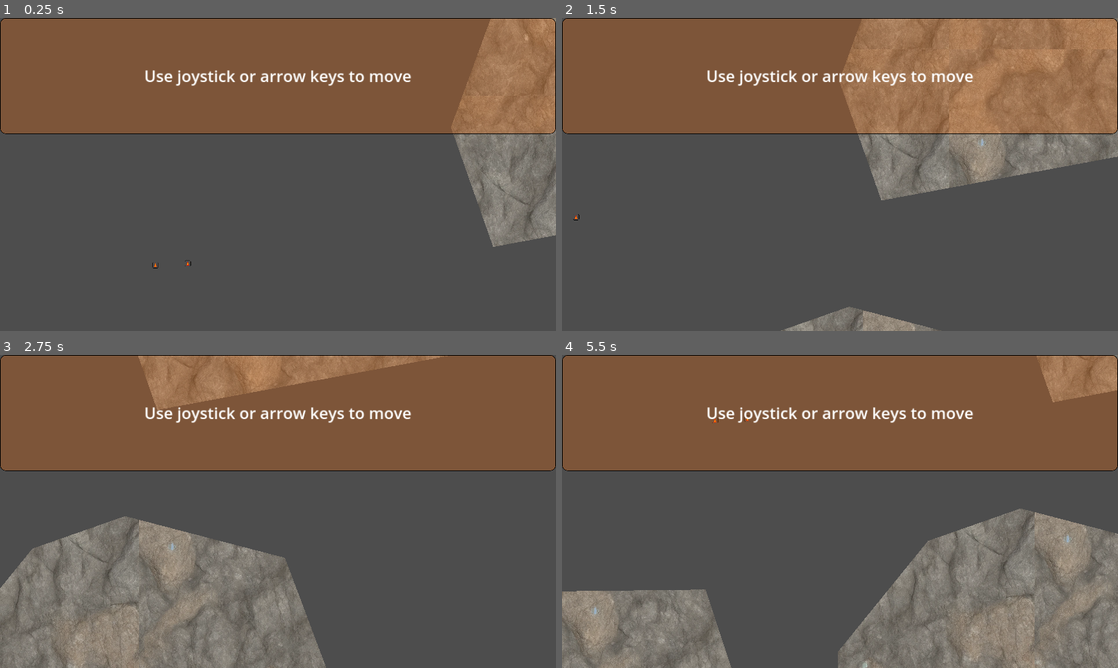
Above: before the commit, frames 1-4 (two rows, left to right).
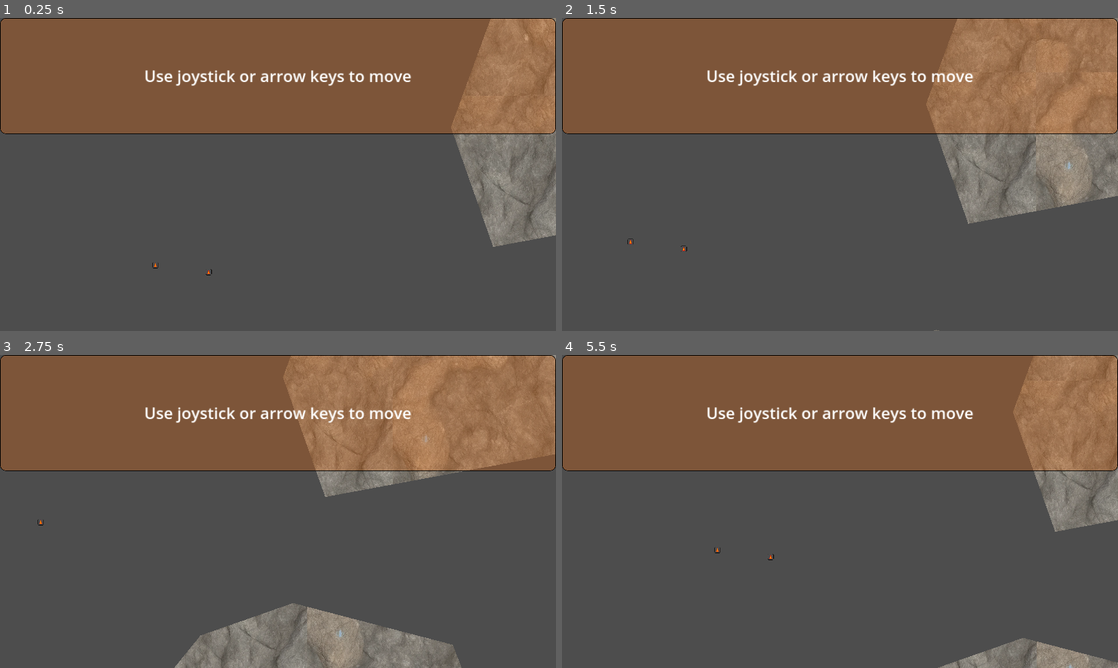
Above: after the commit, the same moments.

Repository: louis-mon/profundis
Game: Godot game, scene res://scenes/main.tscn
Two runs of this game, one before a commit and one after it. Both use one fixed random seed, a clock stepped at 60 frames per second and the inputs below.
Inputs:
- Up to frame 1 (0.25 s): no input
- Up to frame 2 (1.5 s): tap Enter (eat) at 0.5, 0.6, 1.35 s; hold Right (move_right) 0.53-1.28 s; hold Down (move_down) from 1.28 s (still down)
- Up to frame 3 (2.75 s): release Down (move_down) at 2.03 s; hold Right (move_right) from 2.03 s (still down); tap Enter (eat) at 2.1 s
- Up to frame 4 (5.5 s): release Right (move_right) at 2.78 s; hold Up (move_up) 2.78-3.53 s; tap Enter (eat) every 0.75 s from 2.85 to 5.1 s; hold Left (move_left) 3.53-5.03 s; hold Down (move_down) from 5.03 s (still down)

The runs differ from the first frame. In frame 1, less than 0.1% of the frame differs, in the area x 33-39%, y 77-83%; in frame 2, 14%; in frame 3, 39%, in the area x 0-100%, y 0-100%; in frame 4, 30%.

Commit message:
fix food collision

Diff:
--- a/scenes/constants.gd
+++ b/scenes/constants.gd
@@ -3,7 +3,7 @@
 class_name Constants
 
 static var food_layer = 10
-static var player_speed = 800
+static var player_speed = 400
 
 # Called when the node enters the scene tree for the first time.
 func _ready():
--- a/scenes/food.gd
+++ b/scenes/food.gd
@@ -1,6 +1,6 @@
 extends RigidBody2D
 
-signal eat_food()
+signal eat_food(inside: bool)
 signal attract_food(body: Node2D)
 
 var target: Node2D
@@ -9,26 +9,26 @@
 
 var eaten = false
 
+var in_eat_zone = false
+
 # Called when the node enters the scene tree for the first time.
 func _ready():
 	set_collision_layer_value(Constants.food_layer, true)
-	set_collision_mask_value(Constants.food_layer, true)
 
 func _physics_process(delta):
 	pass
 
 # Called every frame. 'delta' is the elapsed time since the previous frame.
 func _process(delta):
+	if target != null and !eaten and in_eat_zone:
+		eat_target()
 	if eaten:
 		position = target.global_position
 	elif target != null:
 		var direction = target.global_position - global_position
 		position += direction.normalized() * speed * delta
 
-
-func _on_eat_food():
-	if target == null or eaten:
-		return
+func eat_target():
 	eaten = true
 	var tween = get_tree().create_tween()
 	tween.tween_property(self, "modulate", Color(1, 1, 1, 0), 1)
@@ -36,6 +36,9 @@
 	queue_free()
 
 
+func _on_eat_food(inside: bool):
+	in_eat_zone = inside
+
+
 func _on_attract_food(body: Node2D):
 	target = body
-	freeze = true
--- a/scenes/main.tscn
+++ b/scenes/main.tscn
@@ -1,7 +1,7 @@
 [gd_scene load_steps=3 format=3 uid="uid://7ybakkqeuhei"]
 
 [ext_resource type="PackedScene" uid="uid://dnqb3n2ttku30" path="res://scenes/world.tscn" id="1_0iyp7"]
-[ext_resource type="PackedScene" uid="uid://dtdl0lncxf7yu" path="res://hud.tscn" id="2_vetpb"]
+[ext_resource type="PackedScene" uid="uid://dtdl0lncxf7yu" path="res://scenes/hud.tscn" id="2_vetpb"]
 
 [node name="Main" type="Node2D"]
 
--- a/scenes/player/mouth.gd
+++ b/scenes/player/mouth.gd
@@ -7,4 +7,8 @@
 
 
 func _on_body_entered(body):
-	body.emit_signal("eat_food")
+	body.emit_signal("eat_food", true)
+
+
+func _on_body_exited(body):
+	body.emit_signal("eat_food", false)
--- a/scenes/player/player.tscn
+++ b/scenes/player/player.tscn
@@ -37,3 +37,4 @@
 shape = SubResource("CircleShape2D_olua5")
 
 [connection signal="body_entered" from="Mouth" to="Mouth" method="_on_body_entered"]
+[connection signal="body_exited" from="Mouth" to="Mouth" method="_on_body_exited"]
--- a/scenes/rooms/start_room.tscn
+++ b/scenes/rooms/start_room.tscn
@@ -10,7 +10,7 @@
 position = Vector2(648, 584)
 
 [node name="Food2" parent="." instance=ExtResource("2_qqxb4")]
-position = Vector2(760, 578.5)
+position = Vector2(832, 608)
 
 [node name="WallArea" parent="." instance=ExtResource("2_x4bbl")]
 
Renamed: hud.tscn -> scenes/hud.tscn
